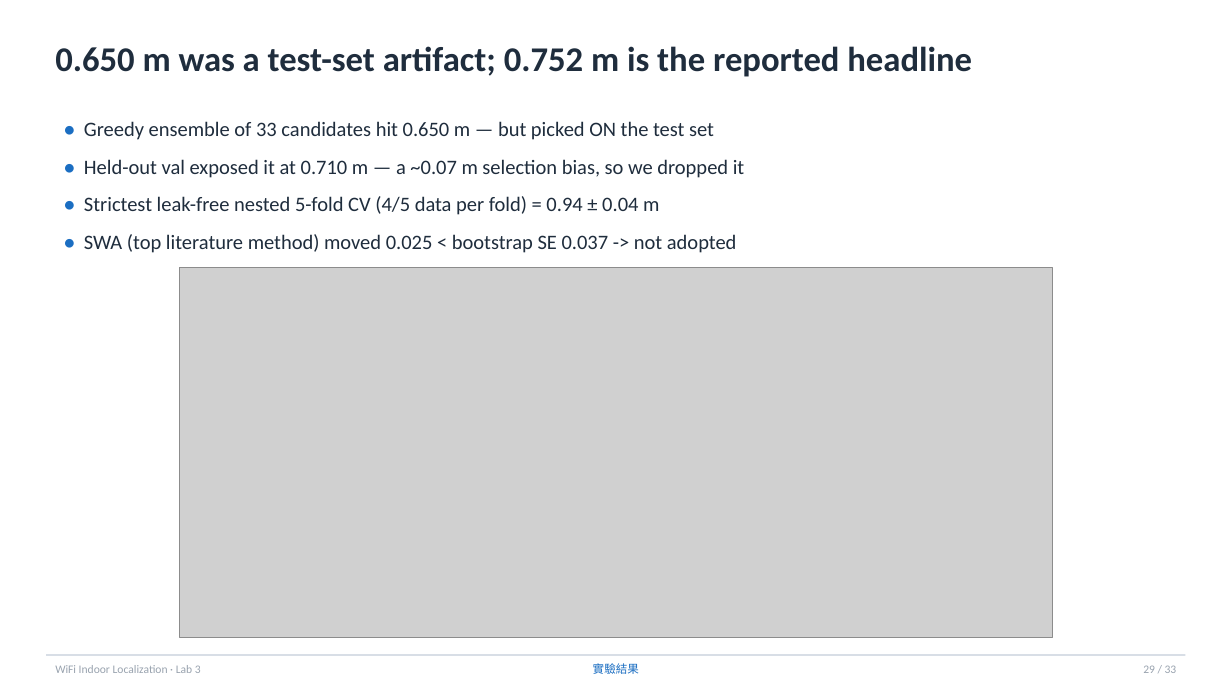
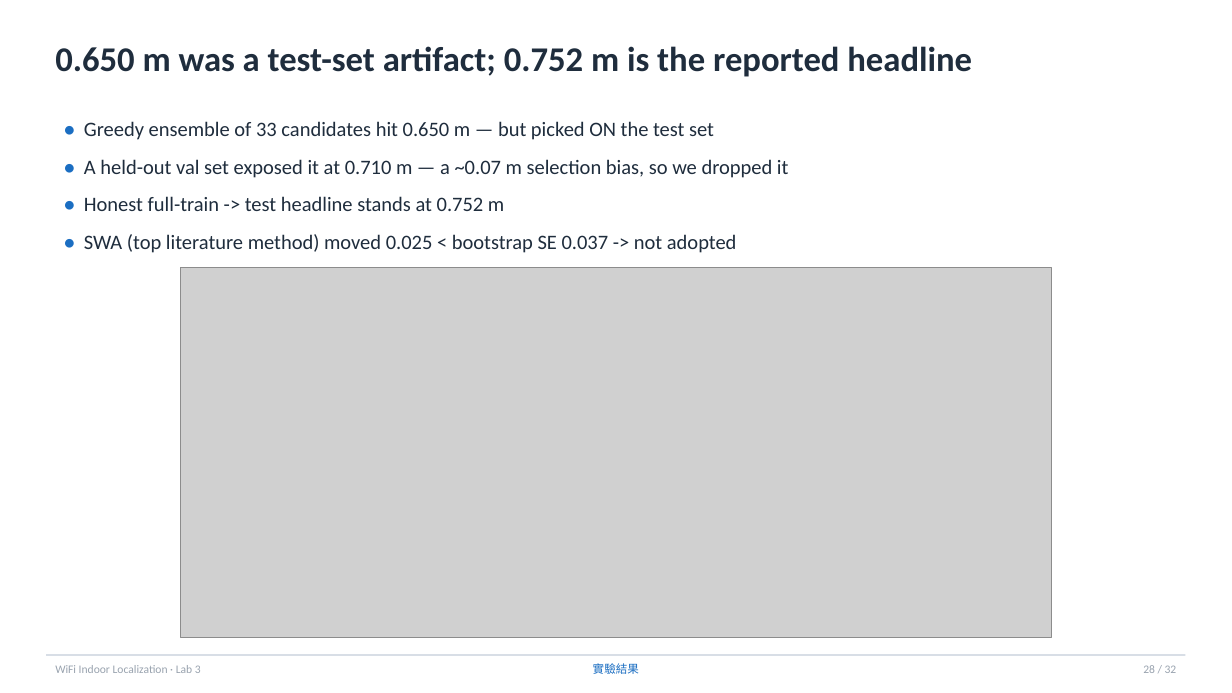
Before and after one commit to kmliy901054/cv2x-wifi-fingerprint, a slide deck: slide 28 of lab3/outputs/slides/lab3_presentation.pptx (slide 29 before the commit). Drawn at 1232x693 pixels with LibreOffice and Linux fonts; fonts in the diff are those of the drawing; grey boxes stand for pictures. Boxes give left, top, right and bottom in pixels: in the first picture for what was removed or moved away, otherwise in the second. Text is boxed around its words. In the diff, an @@ line names an element or a change of style, - is before the commit and + after.

```diff
--- a/lab3/outputs/slides/lab3_presentation.pptx
+++ b/lab3/outputs/slides/lab3_presentation.pptx
@@ text at (x1=84, y1=159, x2=789, y2=211): text changed @@
-• Held-out val exposed it at 0.710 m — a ~0.07 m selection bias, so we dropped it
-• Strictest leak-free nested 5-fold CV (4/5 data per fold) = 0.94 ± 0.04 m
+• A held-out val set exposed it at 0.710 m — a ~0.07 m selection bias, so we dropped it
+• Honest full-train -> test headline stands at 0.752 m
```
Also in this commit, not shown: 26 other slides changed, 1 slide removed, 8 other files.
